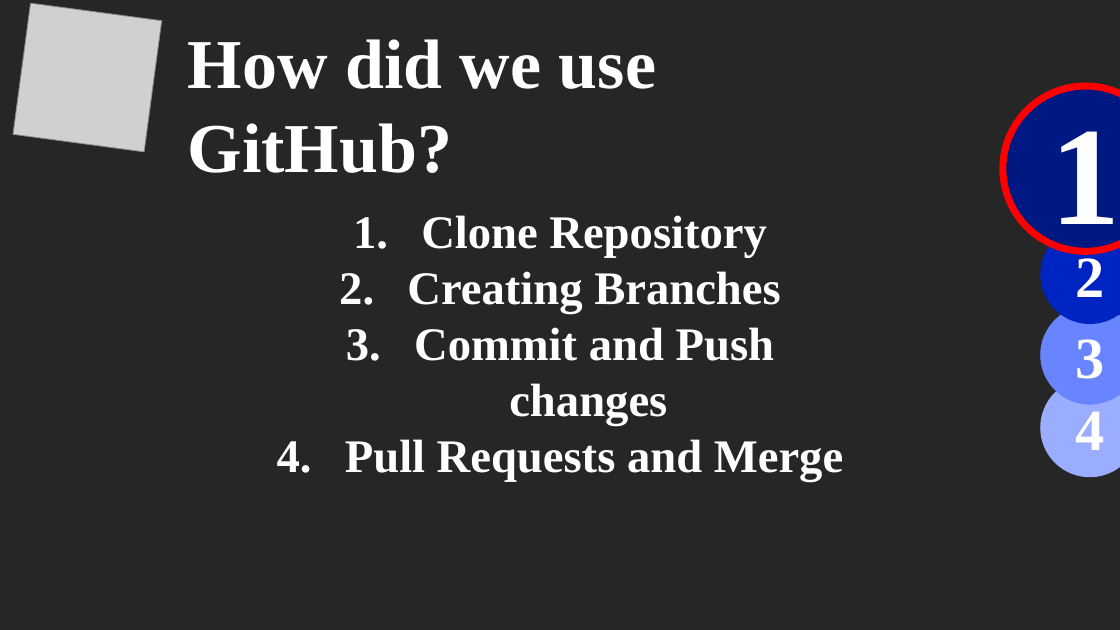
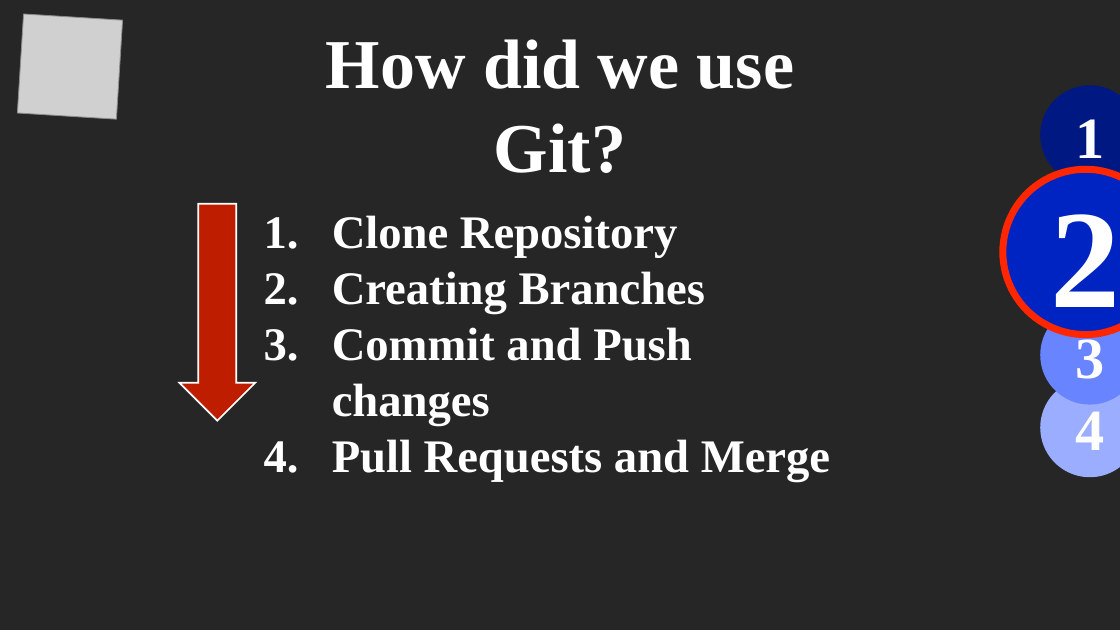
Before and after one commit to TheMr4Anonym/Database-Systems-Final, a slide deck: slide 6 of Dokumentation/DatabaseSystems.pptx (slide 4 before the commit). Drawn at 1120x630 pixels with LibreOffice and Linux fonts; fonts in the diff are those of the drawing; grey boxes stand for pictures. Boxes give left, top, right and bottom in pixels: in the first picture for what was removed or moved away, otherwise in the second. Text is boxed around its words. In the diff, an @@ line names an element or a change of style, - is before the commit and + after.

```diff
--- a/Dokumentation/DatabaseSystems.pptx
+++ b/Dokumentation/DatabaseSystems.pptx
@@ picture at box(17, 14, 122, 119): rotation 7 to 3 degrees @@
@@ text at box(326, 39, 794, 173): text changed @@
-How did we use GitHub?
+How did we use Git?
@@ ellipse "1": place and size @@
-ellipse "1" at box(1003, 86, 1120, 251)
+ellipse "1" at box(1040, 86, 1120, 185)
@@ ellipse "1" at box(1040, 86, 1120, 185): size 120 to 50 pt; outline #FF0000 6 pt to none @@
@@ ellipse "2": place and size @@
-ellipse "2" at box(1040, 225, 1120, 324)
+ellipse "2" at box(1003, 170, 1120, 335)
@@ ellipse "2" at box(1003, 170, 1120, 335): size 50 to 120 pt; outline none to #FF2600 6 pt @@
@@ down arrow added at box(180, 204, 255, 421), fill #BF1D00, outline #FFFFFF 1.5 pt @@
@@ text "Clone Repository" at box(332, 215, 830, 482): alignment centre to left @@
```
Also in this commit, not shown: 7 other slides changed, 6 slides added.
